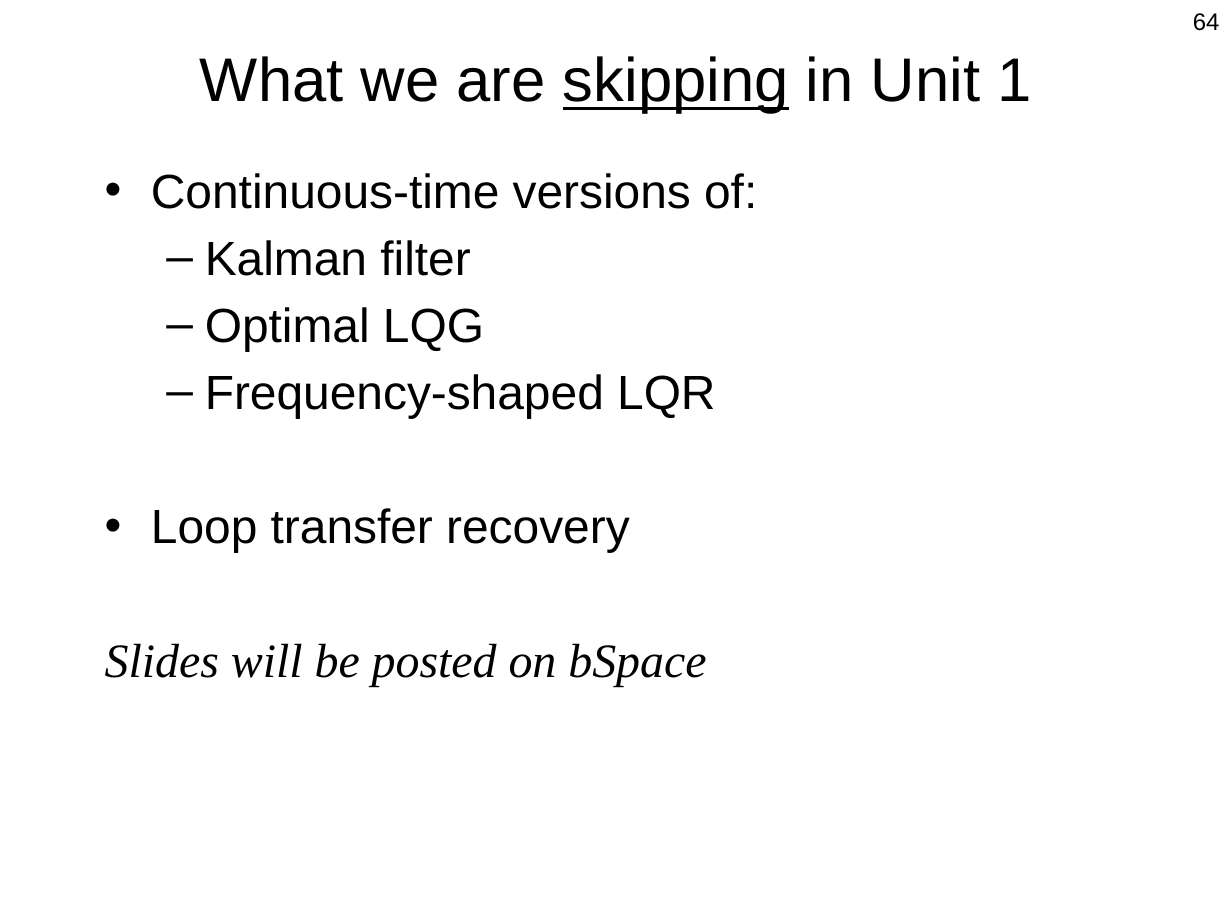
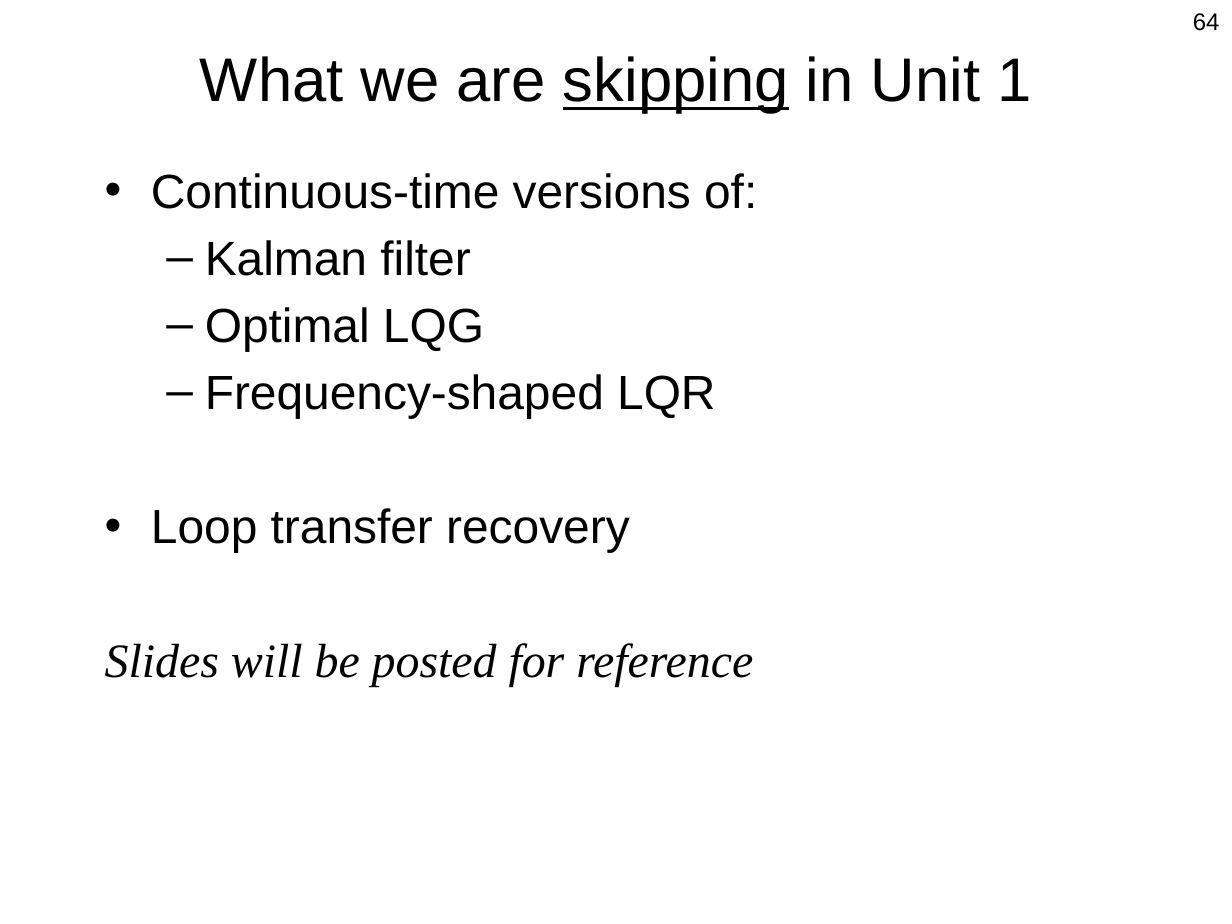
Before and after one commit to Berkeley-ME233/Berkeley-ME233.github.io, a slide deck: slide 64 of static/ME233_Sp16_L13_Frequency-Shaped_LQR.pptx. Drawn at 1232x924 pixels with LibreOffice and Linux fonts; fonts in the diff are those of the drawing. Boxes give left, top, right and bottom in pixels: in the first picture for what was removed or moved away, otherwise in the second. Text is boxed around its words. In the diff, an @@ line names an element or a change of style, - is before the commit and + after.

Commit message:
minor tweak to slides

```diff
--- a/static/ME233_Sp16_L13_Frequency-Shaped_LQR.pptx
+++ b/static/ME233_Sp16_L13_Frequency-Shaped_LQR.pptx
@@ text at <box>105,643,753,687</box>: text changed @@
-Slides will be posted on bSpace
+Slides will be posted for reference
```
Also in this commit, not shown: 1 other file.
